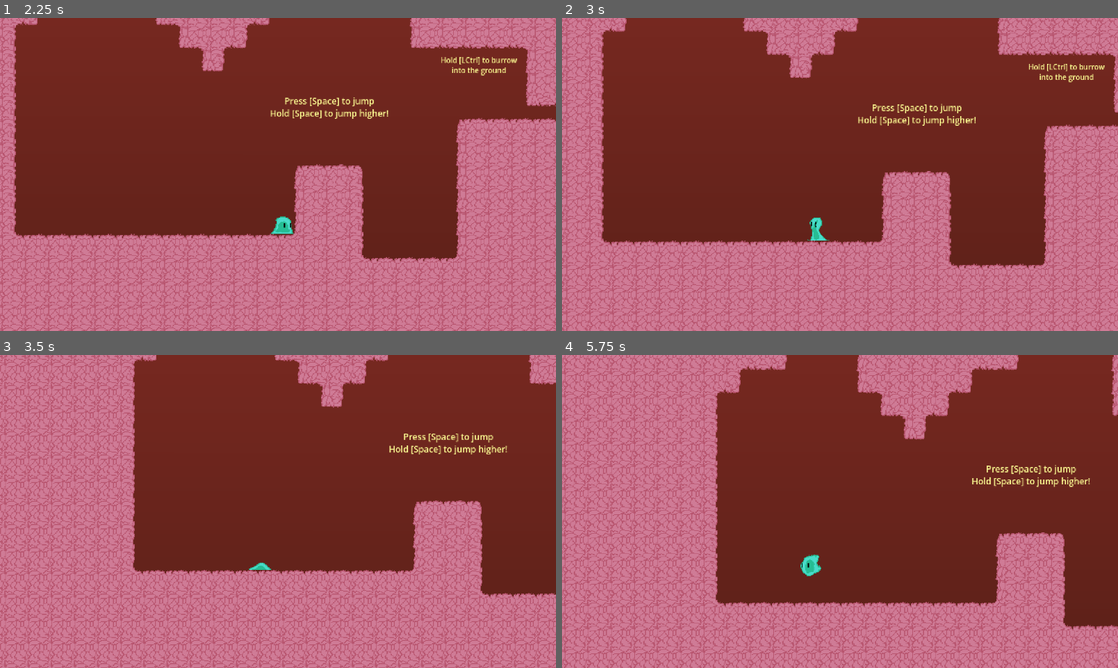
Above: before the commit, frames 1-4 (two rows, left to right).
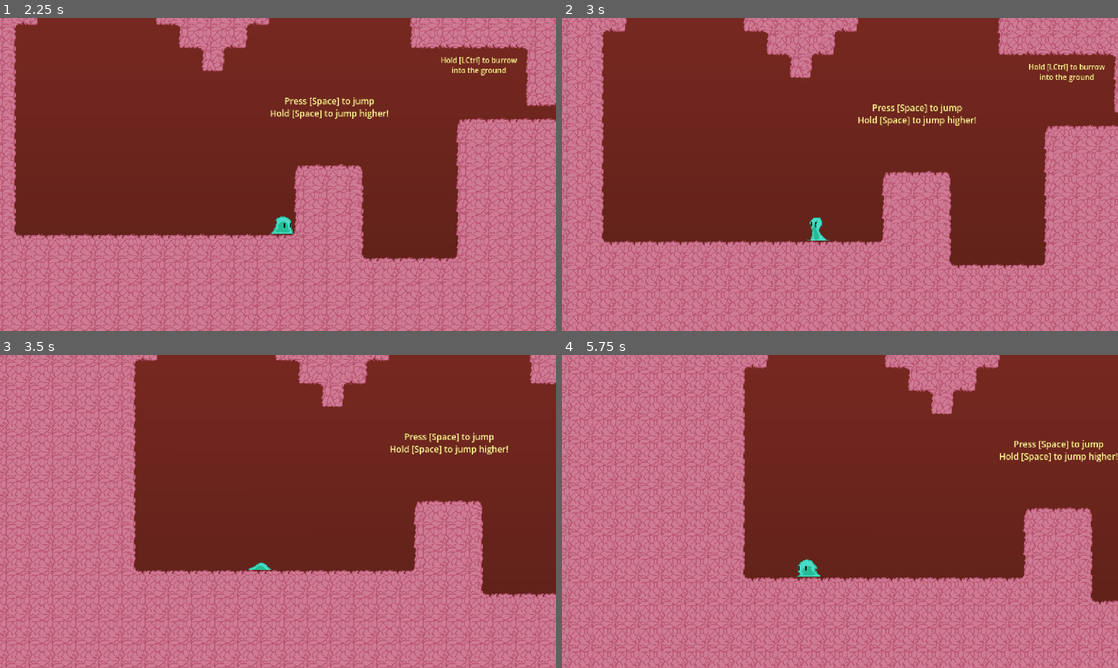
Above: after the commit, the same moments.

Repository: HeyItsEquin/Platformer
Game: Godot game, scene res://MainMenu.tscn
Two runs of this game, one before a commit and one after it. Both use one fixed random seed, a clock stepped at 60 frames per second and the inputs below.
Inputs:
- Up to frame 1 (2.25 s): click "Start" at 0.5 s; tap Space (wall_jump) at 1.25, 1.52, 2 s; hold Ctrl (burrow) 1.28-2.03 s; hold D (move_right) from 1.28 s (still down); tap Ctrl (burrow) at 2.1 s
- Up to frame 2 (3 s): tap Space (wall_jump) at 2.27, 2.75 s; release D (move_right) at 2.78 s; hold A (move_left) from 2.78 s (still down); hold Ctrl (burrow) from 2.78 s (still down)
- Up to frame 3 (3.5 s): keep holding A (move_left); keep holding Ctrl (burrow)
- Up to frame 4 (5.75 s): tap Space (wall_jump) at 3.5, 3.77, 4.25, 4.52, 5, 5.27 s; release A (move_left) at 3.53 s; release Ctrl (burrow) at 3.53 s; hold D (move_right) 3.53-5.03 s; tap Ctrl (burrow) at 3.6, 5.1 s; hold Ctrl (burrow) 4.28-5.03 s; hold A (move_left) from 5.03 s (still down)

Frame 1 is identical in both runs. In frame 2, 3.1% of the frame differs, in the area x 0-100%, y 0-100%; in frame 3, 10%; in frame 4, 30%.
Error after the commit: Assertion failed. (res://Scenes/Player/player.gd:60)

Commit message:
Fixed audio dropoff when far from AudioPlayer

Diff:
--- /dev/null
+++ b/Scenes/GameEndScreen/GameEndScreen.tscn
@@ -0,0 +1,40 @@
+[gd_scene format=3 uid="uid://bhocqp0n2knsi"]
+
+[ext_resource type="Texture2D" uid="uid://e13v0jn0r1pc" path="res://Assets/sprites/background/WinScreen.png" id="1_jqd5c"]
+[ext_resource type="FontFile" uid="uid://bbr8jbmqq0a0k" path="res://Assets/Fonts/BebasNeue-Regular.ttf" id="2_cia6k"]
+
+[node name="GameEndScreen" type="Control" unique_id=1305333596]
+layout_mode = 3
+anchors_preset = 15
+anchor_right = 1.0
+anchor_bottom = 1.0
+grow_horizontal = 2
+grow_vertical = 2
+
+[node name="WinScreen" type="Sprite2D" parent="." unique_id=1444135557]
+position = Vector2(576, 324)
+scale = Vector2(1.125, 1.125)
+texture = ExtResource("1_jqd5c")
+
+[node name="RichTextLabel" type="RichTextLabel" parent="." unique_id=1098236376]
+layout_mode = 0
+offset_left = 624.0
+offset_top = 200.0
+offset_right = 1104.0
+offset_bottom = 456.0
+theme_override_fonts/normal_font = ExtResource("2_cia6k")
+theme_override_font_sizes/normal_font_size = 86
+text = "Thanks for playing!"
+horizontal_alignment = 1
+vertical_alignment = 1
+
+[node name="RichTextLabel2" type="RichTextLabel" parent="." unique_id=1245655745]
+layout_mode = 0
+offset_left = 24.0
+offset_top = 600.0
+offset_right = 808.0
+offset_bottom = 640.0
+theme_override_fonts/normal_font = ExtResource("2_cia6k")
+theme_override_font_sizes/normal_font_size = 24
+text = "Made for HackClub Campfire Seattle 2026"
+vertical_alignment = 1
--- a/Scenes/Level1/Level1.tscn
+++ b/Scenes/Level1/Level1.tscn
@@ -7,6 +7,7 @@
 [ext_resource type="PackedScene" uid="uid://dsi5j3d5qv81h" path="res://Scenes/LightningGate/LightningGate.tscn" id="4_teab5"]
 [ext_resource type="PackedScene" uid="uid://h38vqs7lc70b" path="res://Scenes/Checkpoint/Checkpoint.tscn" id="5_ti6lw"]
 [ext_resource type="PackedScene" uid="uid://cd0d0kx2v03l1" path="res://Scenes/LightningGate/LightningGatePeriodic.tscn" id="6_hbmps"]
+[ext_resource type="PackedScene" uid="uid://dfekhlj6siadm" path="res://Scenes/LevelEnd/LevelEnd.tscn" id="8_iil5s"]
 
 [sub_resource type="TileSetAtlasSource" id="TileSetAtlasSource_hluqf"]
 texture = ExtResource("2_q3h6c")
@@ -290,6 +291,9 @@
 position = Vector2(112.51319, 10.386352)
 scale = Vector2(18.994461, 0.5)
 
+[node name="LevelEnd" parent="." unique_id=1440991750 instance=ExtResource("8_iil5s")]
+position = Vector2(1448, -1440)
+
 [editable path="LightningGate"]
 [editable path="LightningGate2"]
 [editable path="Checkpoint2"]
--- a/Scenes/LevelEnd/level_end.gd
+++ b/Scenes/LevelEnd/level_end.gd
@@ -3,7 +3,7 @@
 @export var next_level: Game.Levels
 
 func _ready() -> void:
-	assert(next_level)
+	pass
 
 func _on_player_collision(_player: CharacterBody2D) -> void:
-	Game.load_level(next_level)
+	get_tree().change_scene_to_file("res://Scenes/GameEndScreen/GameEndScreen.tscn")
--- a/Scenes/Player/player.gd
+++ b/Scenes/Player/player.gd
@@ -16,8 +16,8 @@
 
 @export var level: Node2D
 @export var tilemap: TileMapLayer
-@export var background_music: AudioStreamPlayer2D
-@export var jump_sound: AudioStreamPlayer2D
+@export var background_music: AudioStreamPlayer
+@export var jump_sound: AudioStreamPlayer
 
 const COLLISION_OFFSET_Y = 4
 const GRAVITY = 980
